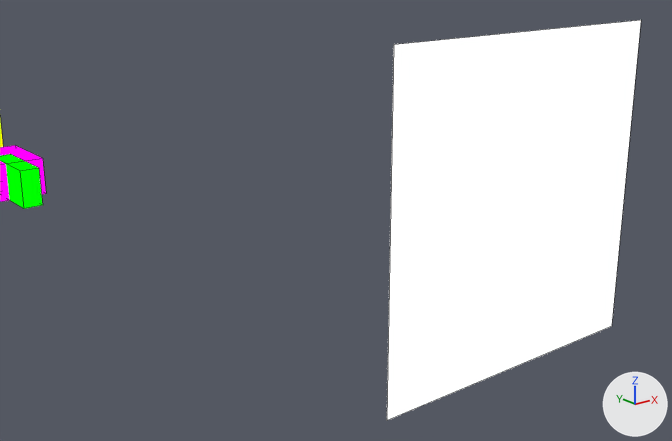
Before and after pictures for a commit that changed the Blender file assets-source/blender/motion/nigersaurus-eat.blend.
Both versions are drawn from a 50 mm camera at (71.9, -32.99, 12.87) aimed at (74.7, -29.49, 11.47). Arrows for +X, +Y and +Z are at lower right; the lights stay in place. The first picture is the older version. Mesh edges are drawn as thin lines.

In view in the first picture: 'DinoTycoon_Motion_nigersaurus_eat_eye', 'DinoTycoon_Motion_nigersaurus_eat_tooth_battery', 'DinoTycoon_Motion_nigersaurus_eat_tooth_gap56' and 1 more.
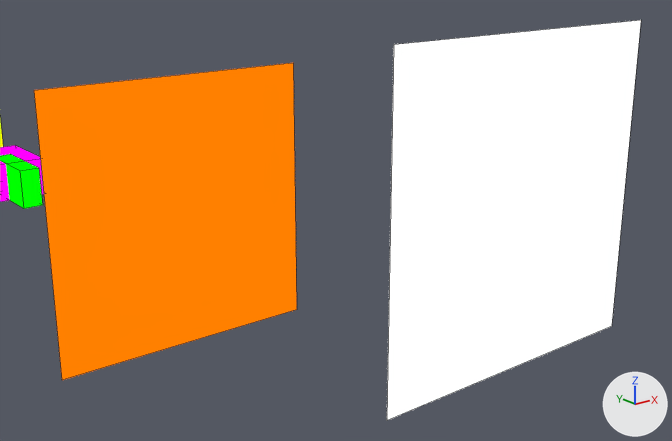
Location of each change, (x1, y1, x2, y2) in pixels of the pictures (672 x 441 px):
```json
{"object": "DinoTycoon_Motion_nigersaurus_eat_eye_white", "change": "added", "after": [34, 63, 297, 380], "on screen": "orange"}
```

Edits to the scene script, one JSON object a line:
```json
{"op": "add", "block": "mat_dinotycoon_role_y", "code": ["mat_dinotycoon_role_y = emission_material('DinoTycoon_Role_Y')", "mat_dinotycoon_role_y.base_color = (1.0, 0.216, 0.0)  # orange #ff8000"]}
{"op": "add", "block": "me_dinotycoon_motion_nigersaurus_eat_sample_eye_white", "code": ["me_dinotycoon_motion_nigersaurus_eat_sample_eye_white = bpy.data.meshes.new('DinoTycoon_Motion_nigersaurus_eat_sample_eye_white')", "me_dinotycoon_motion_nigersaurus_eat_sample_eye_white.from_pydata([(73.4, -29.0, 12.2), (74.8, -29.0, 12.2), (74.8, -29.0, 10.8), (73.4, -29.0, 10.8), (73.4, -29.0, 12.2), (74.8, -29.0, 12.2), (74.8, -29.0, 10.8), (73.4, -29.0, 10.8)], [], [(3, 2, 1, 0), (4, 5, 6, 7), (0, 1, 5, 4), (1, 2, 6, 5), (2, 3, 7, 6), (3, 0, 4, 7)])", "me_dinotycoon_motion_nigersaurus_eat_sample_eye_white.materials.append(mat_dinotycoon_role_y)  # orange #ff8000"]}
{"op": "add", "block": "ob_dinotycoon_motion_nigersaurus_eat_eye_white", "code": ["ob_dinotycoon_motion_nigersaurus_eat_eye_white = bpy.data.objects.new('DinoTycoon_Motion_nigersaurus_eat_eye_white', me_dinotycoon_motion_nigersaurus_eat_sample_eye_white)", "ob_dinotycoon_motion_nigersaurus_eat_eye_white.location = (0.0, 0.0, 0.0)"]}
```
